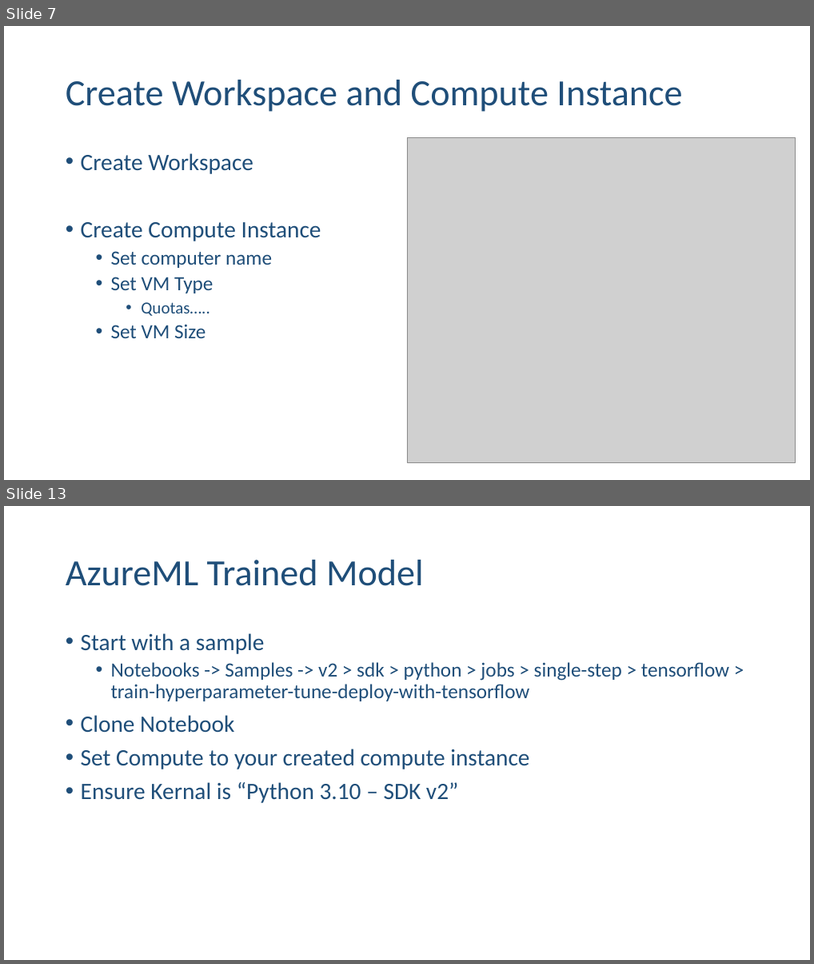
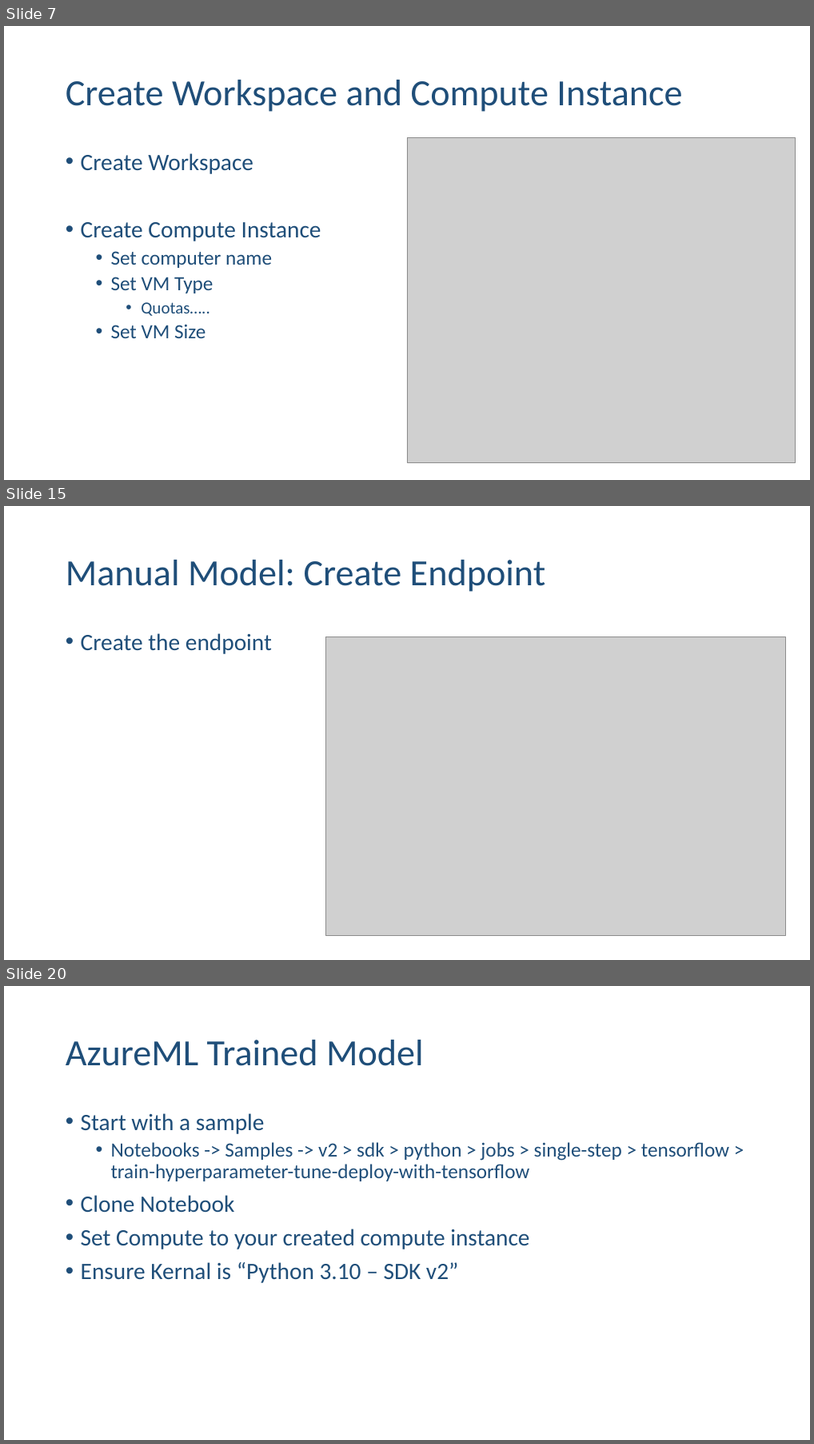
Before and after one commit to ehennis/Blog, a slide deck: AzureML/NebraskaCode.pptx. Shown one above the other, each under a label of ours: slides 7 and 13 before the commit, slides 7, 15 and 20 after it; the slides between them are not shown. The pictures are 814x964 and 814x1444 pixels, drawn with LibreOffice and Linux fonts; fonts in the diff are those of the drawing; grey boxes stand for pictures. Boxes give left, top, right and bottom in pixels: in the first picture for what was removed or moved away, otherwise in the second. Text is boxed around its words. In the diff, an @@ line names an element or a change of style, - is before the commit and + after.

```diff
--- a/AzureML/NebraskaCode.pptx
+++ b/AzureML/NebraskaCode.pptx
@@ slide 15 added at (4,506,810,960), background #FFFFFF @@
@@ title added at (66,560,546,592), 44 pt, text #1F4E79 @@
+Manual Model: Create Endpoint
@@ text added at (81,633,272,654), 28 pt, text #1F4E79 @@
+• Create the endpoint
@@ picture added at (326,636,786,936) @@
@@ what was slide 13 is now slide 20 @@
```
Also in this commit, not shown: 5 slides changed, 6 other slides added, 5 other files.
